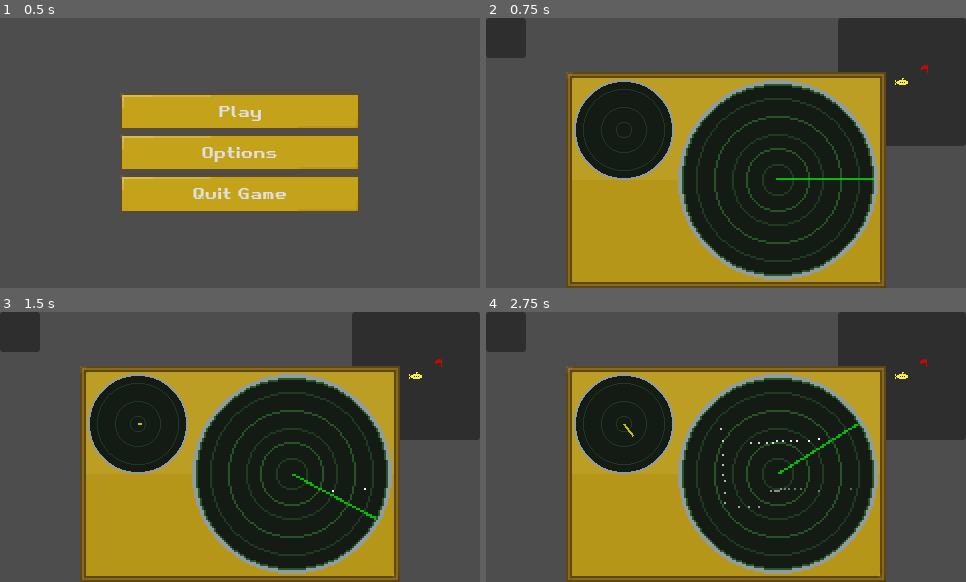
Above: before the commit, frames 1-4 (two rows, left to right).
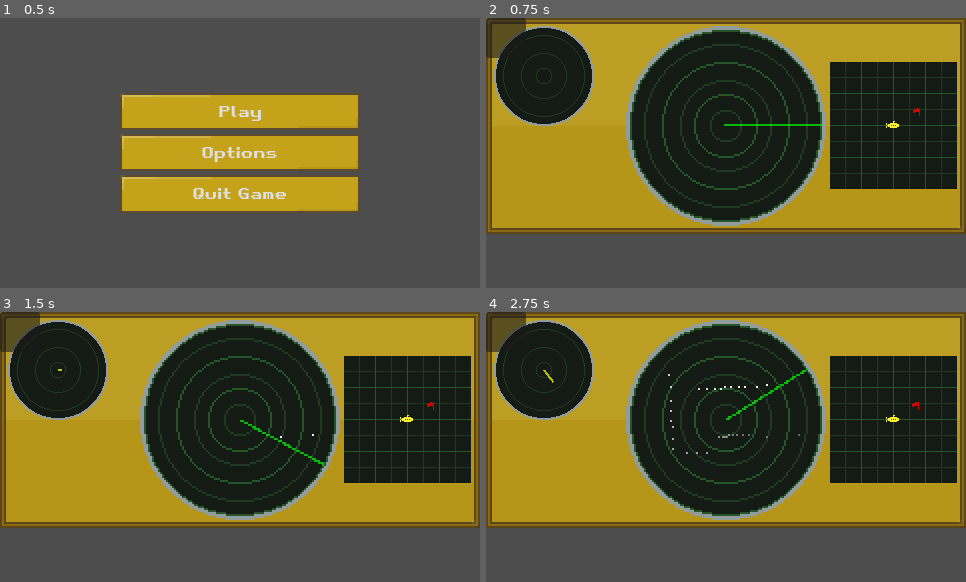
Above: after the commit, the same moments.

Repository: sparkworm/SonarScramble
Game: Godot game, scene res://scenes/main.tscn
Same seed, same stepped clock (60 frames per second), same inputs: the game is played once before the commit and once after it. The engine's default icon, where the game draws it, is replaced by a stand-in: a white triangle on a blue panel in a dark square.
Inputs:
- Up to frame 1 (0.5 s): no input
- Up to frame 2 (0.75 s): click "Play" at 0.5 s
- Up to frame 3 (1.5 s): tap Enter at 1.25 s; hold D (move_right) from 1.28 s (still down); tap Space (scan) at 1.35 s
- Up to frame 4 (2.75 s): release D (move_right) at 2.03 s; hold S (move_down) from 2.03 s (still down); tap Space (scan) at 2.1 s

Frame 1 is identical in both runs. In frame 2, 76% of the frame differs, in the area x 0-100%, y 0-100%; in frame 3, 76%; in frame 4, 76%.

Commit message:
Added background to minimap and changed its position in level

Diff:
--- a/scenes/inherited/level.gd
+++ b/scenes/inherited/level.gd
@@ -16,7 +16,8 @@
 @export var next_level: PackedScene
 
 func _ready() -> void:
-	_initialize_minimap()
+	#_initialize_minimap()
+	pass
 
 func _process(_delta) -> void:
 	if Input.is_action_just_pressed("menu"):
@@ -30,6 +31,7 @@
 	$CanvasLayer/Control/Panel.add_child(minimap)
 
 ## called when something enters the win zone
+## DEPRECATED
 func _on_win_area_body_entered(body):
 	if body == player_submarine:
 		print("level won!")
--- a/scenes/inherited/level.tscn
+++ b/scenes/inherited/level.tscn
@@ -7,6 +7,10 @@
 [ext_resource type="Theme" uid="uid://bfx602mu5pdlo" path="res://visuals/ui/ui_theme.tres" id="5_curqo"]
 [ext_resource type="PackedScene" uid="uid://pfxbewe666f6" path="res://scenes/sonar/sonar_display.tscn" id="5_fqigm"]
 [ext_resource type="PackedScene" uid="uid://c4y1sqkdcd530" path="res://scenes/speedometer/speedometer.tscn" id="7_qgi4t"]
+[ext_resource type="PackedScene" uid="uid://c8v4yy2ny8l62" path="res://scenes/mini_map/mini_map.tscn" id="8_h7tdx"]
+
+[sub_resource type="ViewportTexture" id="ViewportTexture_hjbyk"]
+viewport_path = NodePath("MiniMap")
 
 [node name="Level" type="Node"]
 script = ExtResource("1_jr5w7")
@@ -25,35 +29,11 @@
 
 [node name="CanvasLayer" type="CanvasLayer" parent="."]
 
-[node name="Control" type="Control" parent="CanvasLayer"]
-layout_mode = 3
-anchors_preset = 1
-anchor_left = 1.0
+[node name="PanelContainer" type="PanelContainer" parent="CanvasLayer"]
+anchors_preset = 10
 anchor_right = 1.0
-grow_horizontal = 0
-size_flags_horizontal = 4
-size_flags_vertical = 4
-
-[node name="Panel" type="PanelContainer" parent="CanvasLayer/Control"]
-layout_mode = 1
-anchors_preset = 1
-anchor_left = 1.0
-anchor_right = 1.0
-offset_left = -40.0
-offset_bottom = 40.0
-grow_horizontal = 0
-
-[node name="PanelContainer" type="PanelContainer" parent="CanvasLayer"]
-anchors_preset = 7
-anchor_left = 0.5
-anchor_top = 1.0
-anchor_right = 0.5
-anchor_bottom = 1.0
-offset_left = -55.0
-offset_top = -110.0
-offset_right = 55.0
+offset_bottom = 216.0
 grow_horizontal = 2
-grow_vertical = 0
 theme = ExtResource("5_curqo")
 
 [node name="HBoxContainer" type="HBoxContainer" parent="CanvasLayer/PanelContainer"]
@@ -61,11 +41,21 @@
 
 [node name="Speedometer" parent="CanvasLayer/PanelContainer/HBoxContainer" node_paths=PackedStringArray("player") instance=ExtResource("7_qgi4t")]
 layout_mode = 2
+size_flags_horizontal = 3
 player = NodePath("../../../../PlayerSubmarine")
 
 [node name="SonarDisplay" parent="CanvasLayer/PanelContainer/HBoxContainer" node_paths=PackedStringArray("sonar") instance=ExtResource("5_fqigm")]
 layout_mode = 2
+size_flags_horizontal = 3
 sonar = NodePath("../../../../PlayerSubmarine/Sonar")
+
+[node name="MiniMap" parent="CanvasLayer/PanelContainer/HBoxContainer" node_paths=PackedStringArray("player", "destination") instance=ExtResource("8_h7tdx")]
+layout_mode = 2
+size_flags_horizontal = 3
+texture = SubResource("ViewportTexture_hjbyk")
+stretch_mode = 3
+player = NodePath("../../../../PlayerSubmarine")
+destination = NodePath("../../../../WinZone")
 
 [node name="Speedometer" type="PanelContainer" parent="CanvasLayer"]
 offset_right = 40.0
--- a/scenes/mini_map/mini_map.gd
+++ b/scenes/mini_map/mini_map.gd
@@ -9,9 +9,9 @@
 @export var scale_factor: float = 10
 #@export var other_locations: Array[Node2D] # currently unused
 
-@onready var player_icon: Sprite2D = $MiniMap/Player
-@onready var destination_icon: Sprite2D = $MiniMap/Destination
-@onready var update_timer: Timer = $UpdateTimer
+@onready var player_icon: Sprite2D = %Player
+@onready var destination_icon: Sprite2D = %Destination
+@onready var update_timer: Timer = %UpdateTimer
 
 # Called when the node enters the scene tree for the first time.
 func _ready():
--- a/scenes/mini_map/mini_map.tscn
+++ b/scenes/mini_map/mini_map.tscn
@@ -1,8 +1,9 @@
-[gd_scene load_steps=5 format=3 uid="uid://c8v4yy2ny8l62"]
+[gd_scene load_steps=6 format=3 uid="uid://c8v4yy2ny8l62"]
 
 [ext_resource type="Script" path="res://scenes/mini_map/mini_map.gd" id="1_ri15m"]
 [ext_resource type="Texture2D" uid="uid://bkdpe2hgjwk85" path="res://visuals/sprites/flag.png" id="3_byahr"]
 [ext_resource type="Texture2D" uid="uid://da4mxbp5u4hla" path="res://visuals/sprites/submarine_icon.png" id="3_qwcnp"]
+[ext_resource type="Texture2D" uid="uid://cgl6t8apyvlis" path="res://visuals/sprites/minimap001.png" id="4_i54c4"]
 
 [sub_resource type="ViewportTexture" id="ViewportTexture_uljl3"]
 viewport_path = NodePath("MiniMap")
@@ -15,16 +16,29 @@
 disable_3d = true
 transparent_bg = true
 canvas_item_default_texture_filter = 0
-size = Vector2i(128, 128)
+size = Vector2i(127, 127)
 
-[node name="Player" type="Sprite2D" parent="MiniMap"]
+[node name="IconLayer" type="CanvasLayer" parent="MiniMap"]
+follow_viewport_enabled = true
+
+[node name="Player" type="Sprite2D" parent="MiniMap/IconLayer"]
+unique_name_in_owner = true
 texture = ExtResource("3_qwcnp")
 
-[node name="Camera" type="Camera2D" parent="MiniMap/Player"]
+[node name="Camera" type="Camera2D" parent="MiniMap/IconLayer/Player"]
 
-[node name="Destination" type="Sprite2D" parent="MiniMap"]
+[node name="Destination" type="Sprite2D" parent="MiniMap/IconLayer"]
+unique_name_in_owner = true
 texture = ExtResource("3_byahr")
 
+[node name="BackgroundLayer" type="CanvasLayer" parent="MiniMap"]
+layer = 0
+
+[node name="Background" type="Sprite2D" parent="MiniMap/BackgroundLayer"]
+texture = ExtResource("4_i54c4")
+offset = Vector2(63.5, 63.5)
+
 [node name="UpdateTimer" type="Timer" parent="."]
+unique_name_in_owner = true
 
 [connection signal="timeout" from="UpdateTimer" to="." method="_on_update_timer_timeout"]
Not shown: 1 places in scenes/inherited/level.tscn that only renumber resources
